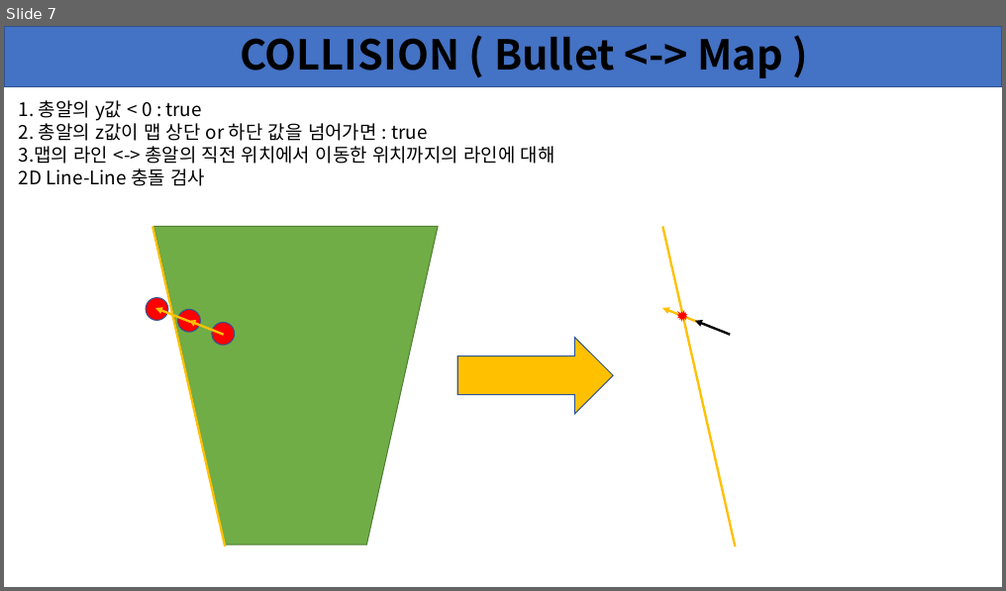
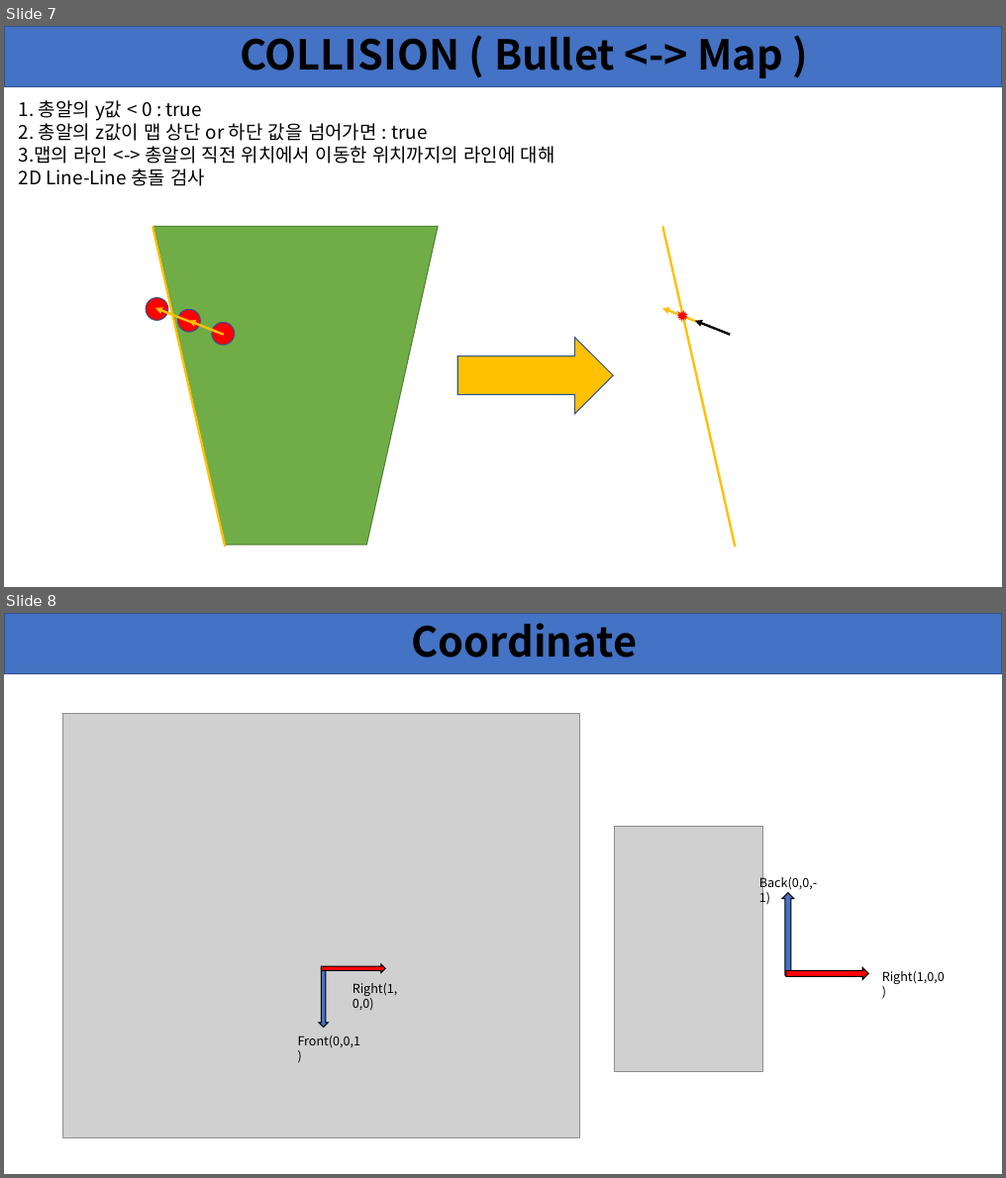
Before and after one commit to SaintPingu/TermProject_ComputerGraphics, a slide deck: Documents/framework.pptx. Shown one above the other, each under a label of ours: slide 7 before the commit, slides 7 and 8 after it. The pictures are 1006x591 and 1006x1178 pixels, drawn with LibreOffice and Linux fonts; fonts in the diff are those of the drawing; grey boxes stand for pictures. Boxes give left, top, right and bottom in pixels: in the first picture for what was removed or moved away, otherwise in the second. Text is boxed around its words. In the diff, an @@ line names an element or a change of style, - is before the commit and + after.

```diff
--- a/Documents/framework.pptx
+++ b/Documents/framework.pptx
@@ slide 8 added at [4,613,1002,1174], background #FFFFFF; not listed: 1 template element that a slide beside it also shows @@
@@ title added at [411,623,637,658], 39.6 pt, text #000000, bold @@
+Coordinate
@@ picture added at [63,713,579,1139] @@
@@ group added at [298,965,398,1048]: 2 up arrows, 2 texts @@
+Front(0,0,1)
+Right(1,0,0)
@@ group added at [615,827,944,1071]: 2 up arrows, 2 texts, 1 picture @@
+Back(0,0,-1)
+Right(1,0,0)
```
Also in this commit, not shown: 1 other slide added, 35 other files.
